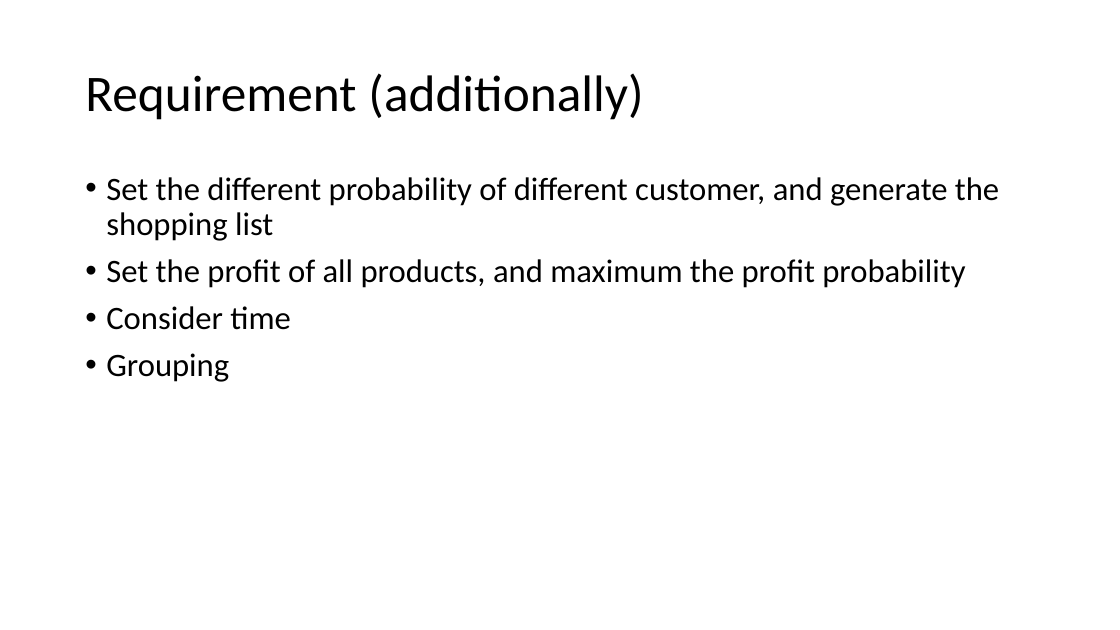
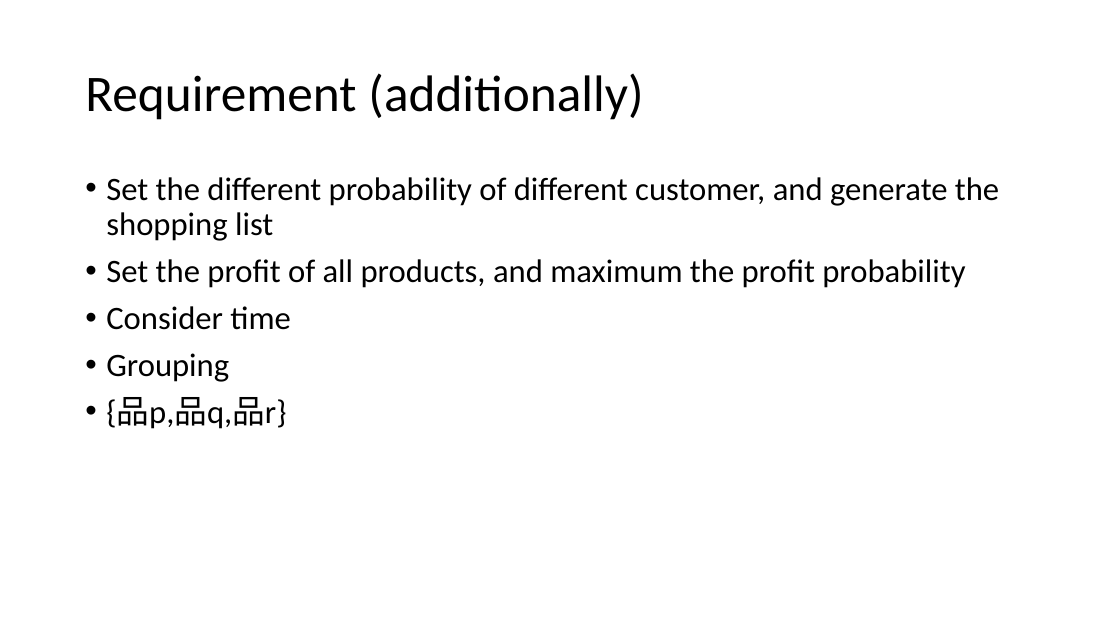
Before and after one commit to ernie55ernie/ShoppingCart, a slide deck: slide 4 of DM_PJ03_Probability.pptx. Drawn at 1120x630 pixels with LibreOffice and Linux fonts; fonts in the diff are those of the drawing. Boxes give left, top, right and bottom in pixels: in the first picture for what was removed or moved away, otherwise in the second. Text is boxed around its words. In the diff, an @@ line names an element or a change of style, - is before the commit and + after.

```diff
--- a/DM_PJ03_Probability.pptx
+++ b/DM_PJ03_Probability.pptx
@@ text at (x1=106, y1=397, x2=286, y2=429): paragraph added @@
+• {品p,品q,品r}
```
Also in this commit, not shown: 3 other slides changed, 5 slides added, 5 other files.
